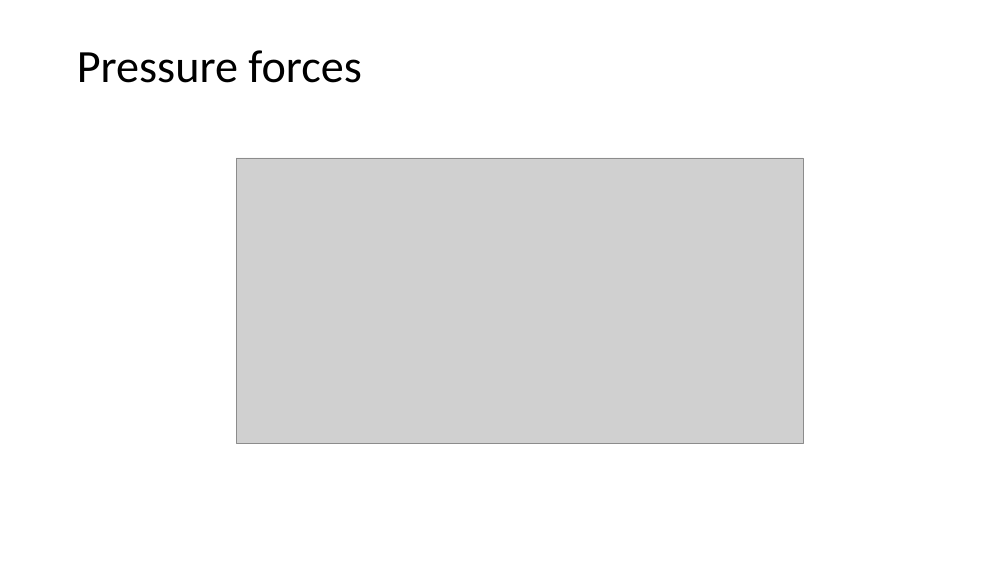
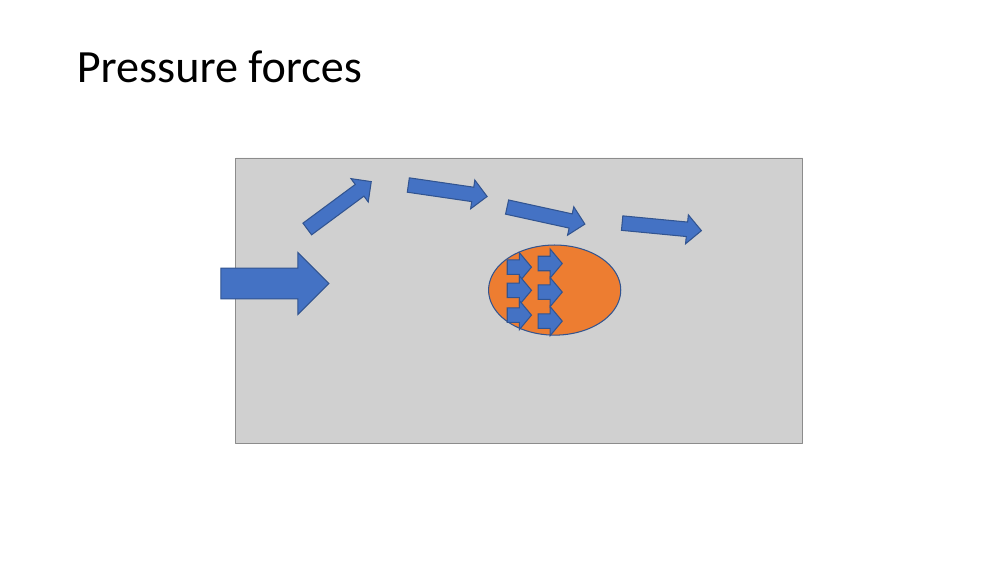
Before and after one commit to meisben/solidworks_cfd_examples, a slide deck: slide 5 of powerpoint/intro.pptx. Drawn at 1008x567 pixels with LibreOffice and Linux fonts; fonts in the diff are those of the drawing; grey boxes stand for pictures. Boxes give left, top, right and bottom in pixels: in the first picture for what was removed or moved away, otherwise in the second. Text is boxed around its words. In the diff, an @@ line names an element or a change of style, - is before the commit and + after.

```diff
--- a/powerpoint/intro.pptx
+++ b/powerpoint/intro.pptx
@@ right arrow added at (x1=299, y1=170, x2=380, y2=240), fill #4472C4, outline #325491 1 pt @@
@@ right arrow added at (x1=407, y1=171, x2=489, y2=211), fill #4472C4, outline #325491 1 pt @@
@@ right arrow added at (x1=504, y1=193, x2=588, y2=238), fill #4472C4, outline #325491 1 pt @@
@@ right arrow added at (x1=621, y1=209, x2=703, y2=245), fill #4472C4, outline #325491 1 pt @@
@@ right arrow added at (x1=221, y1=253, x2=329, y2=315), fill #4472C4, outline #325491 1 pt @@
@@ ellipse added at (x1=488, y1=245, x2=621, y2=335), fill #ED7D31, outline #325491 1 pt @@
@@ right arrow added at (x1=507, y1=253, x2=532, y2=281), fill #4472C4, outline #325491 1 pt @@
@@ right arrow added at (x1=538, y1=249, x2=563, y2=278), fill #4472C4, outline #325491 1 pt @@
@@ right arrow added at (x1=507, y1=276, x2=532, y2=305), fill #4472C4, outline #325491 1 pt @@
@@ right arrow added at (x1=538, y1=278, x2=563, y2=306), fill #4472C4, outline #325491 1 pt @@
@@ right arrow added at (x1=507, y1=301, x2=532, y2=330), fill #4472C4, outline #325491 1 pt @@
@@ right arrow added at (x1=538, y1=307, x2=563, y2=336), fill #4472C4, outline #325491 1 pt @@
```
Also in this commit, not shown: 5 other slides changed, 1 slide removed.
